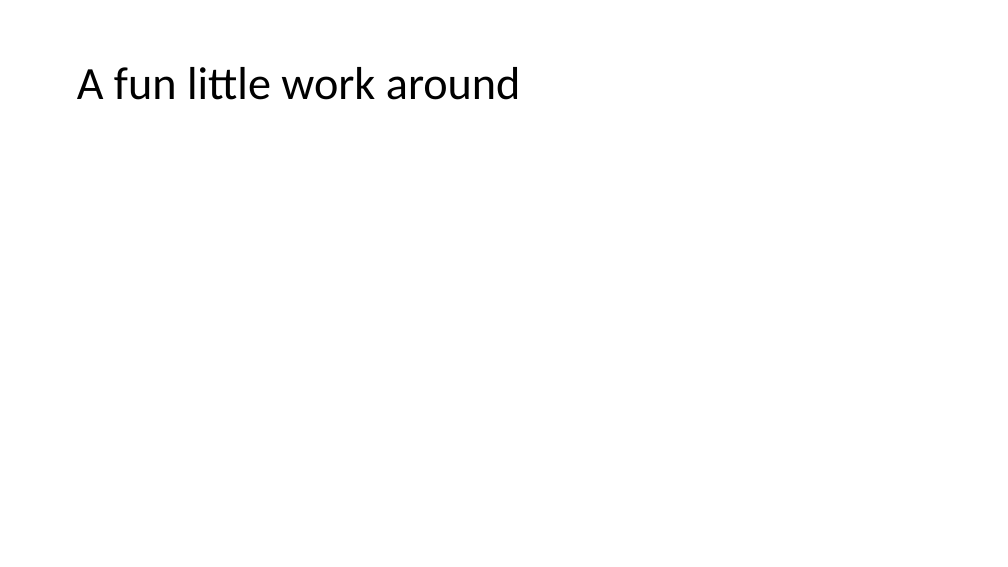
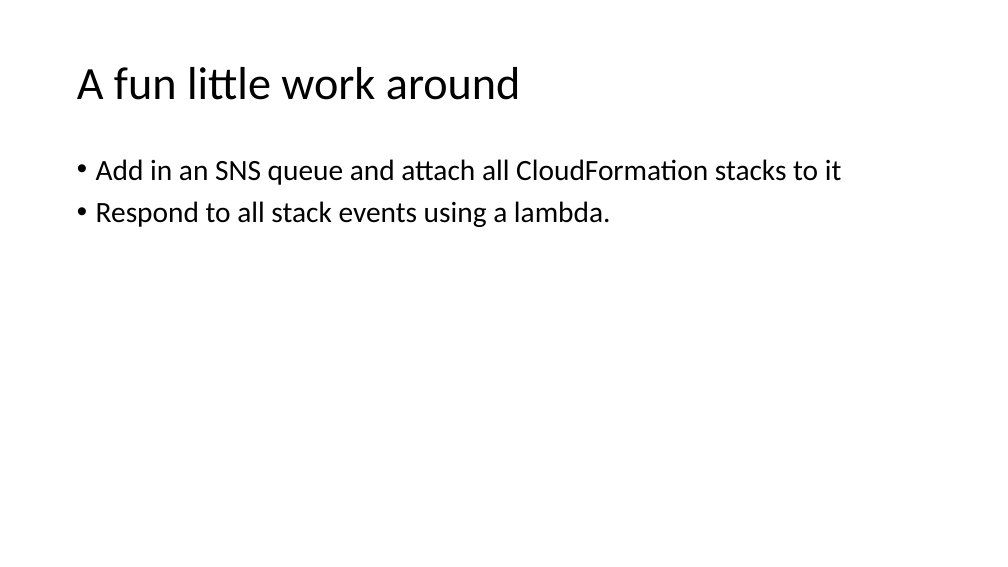
Before and after one commit to jbaacke/CloudFormationAndCARRDSDemo, a slide deck: slide 9 of VSTS and CloudFormation.pptm. Drawn at 1008x567 pixels with LibreOffice and Linux fonts; fonts in the diff are those of the drawing. Boxes give left, top, right and bottom in pixels: in the first picture for what was removed or moved away, otherwise in the second. Text is boxed around its words. In the diff, an @@ line names an element or a change of style, - is before the commit and + after.

```diff
--- a/VSTS and CloudFormation.pptm
+++ b/VSTS and CloudFormation.pptm
@@ text added at <box>96,159,842,227</box>, 28 pt, text #000000 @@
+• Add in an SNS queue and attach all CloudFormation stacks to it
+• Respond to all stack events using a lambda.
```
Also in this commit, not shown: 1 other slide changed, 1 other file.
